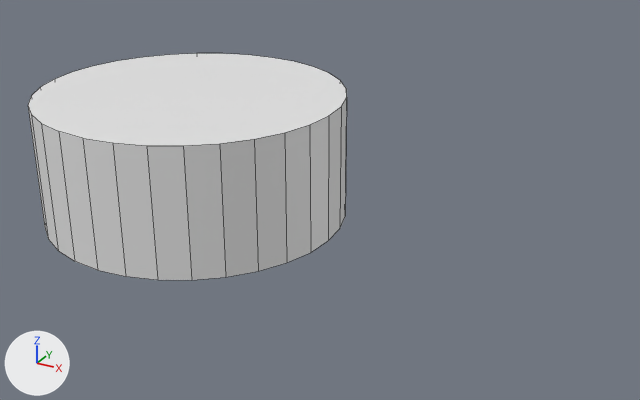
A saved change to the FBX model CrazyBots/Assets/Resources/Meshes/Extractor1.fbx.
The view is the same before and after, from a 50 mm camera at (1.204, -2.682, 0.487) aimed at (0.739, -1.835, 0.064). Arrows for +X, +Y and +Z are at lower left; the lights stay in place. Mesh edges are drawn as thin lines. Where no turn or scale is listed for an object, it has been applied to the vertices.
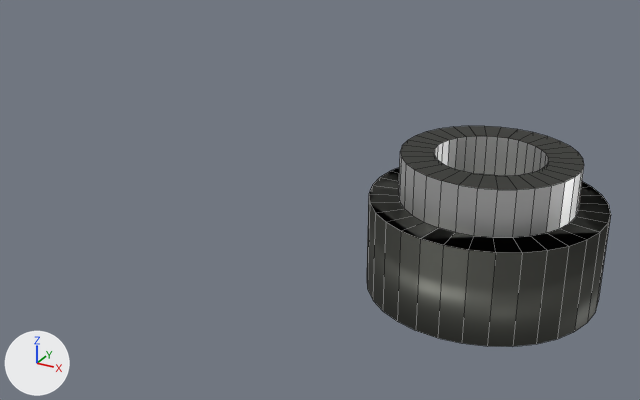
Boxes [x1, y1, x2, y2] around the edits, measured in the pictures (640 x 400 px):
'Cylinder', reshaped, moved (23% narrower): before [28, 53, 347, 280]; after [367, 126, 611, 347]
part 1 of me_cylinder, added: after [369, 126, 611, 253]
part 2 of me_cylinder, recoloured: before [28, 53, 347, 280]; after [367, 170, 611, 347]

The edits, one by one:
Picture 'PaletteUnits.png' (img_paletteunits_png) is new.
Material 'PlayerColor' (mat_playercolor) is new.
Its base color is (0.8, 0.8, 0.8) (white #e7e7e7).
Its metallic is 1.0.
Material 'UnitFrameMaterial' (mat_unitframematerial) is new.
Its texture is img_paletteunits_png.
Its metallic is 1.0.
me_cylinder is used by ob_cylinder; location (0.6789, -1.9939, 0.1017).
me_cylinder had 64 vertices, 34 faces and spanned x -0.156..0.156, y -0.155..0.155, z 0.0..0.128.
me_cylinder now has 192 vertices, 163 faces and spans x -0.156..0.156, y -0.155..0.155, z 0.0..0.19.
Part 1, on me_cylinder:
64 vertices are added at x -0.117..0.117, y -0.115..0.115, z 0.128..0.135.
32 new vertices lie (0.0, 0.0, 0.062) away from vertices in x -0.117..0.117, y -0.115..0.115, z 0.128.
32 new vertices lie (0.0, 0.0, 0.055) away from vertices in x -0.073..0.073, y -0.072..0.072, z 0.135.
64 new faces join them, mat_playercolor (white #e7e7e7).
65 new faces join them, mat_unitframematerial (picture img_paletteunits_png).
me_cylinder part 2: 34 faces spanning x -0.156..0.156, y -0.155..0.155, z 0.0..0.128 switch from no material to mat_unitframematerial (picture img_paletteunits_png).
me_cylinder now uses material mat_playercolor (white #e7e7e7).
Object 'Cylinder' (ob_cylinder) moves from (0.6789, -1.9939, 0.1017) to (0.8799, -1.6348, -0.1099).
